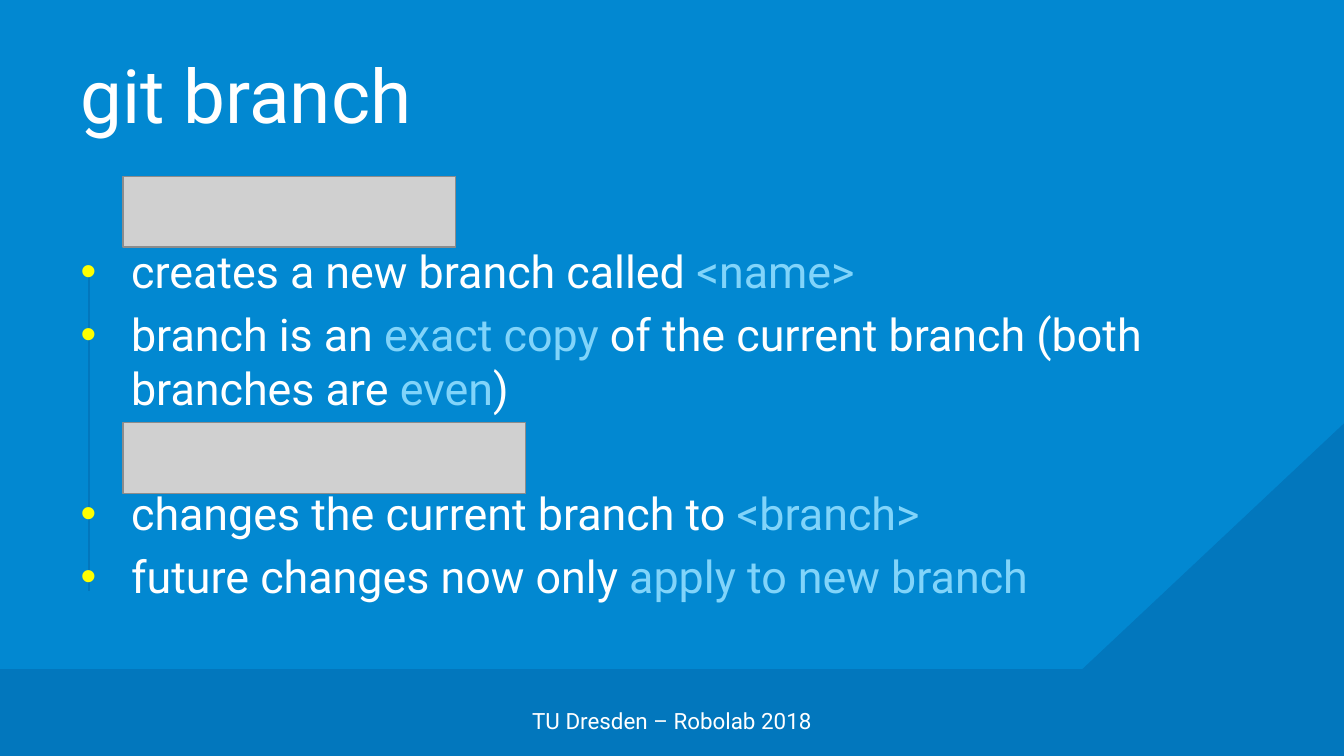
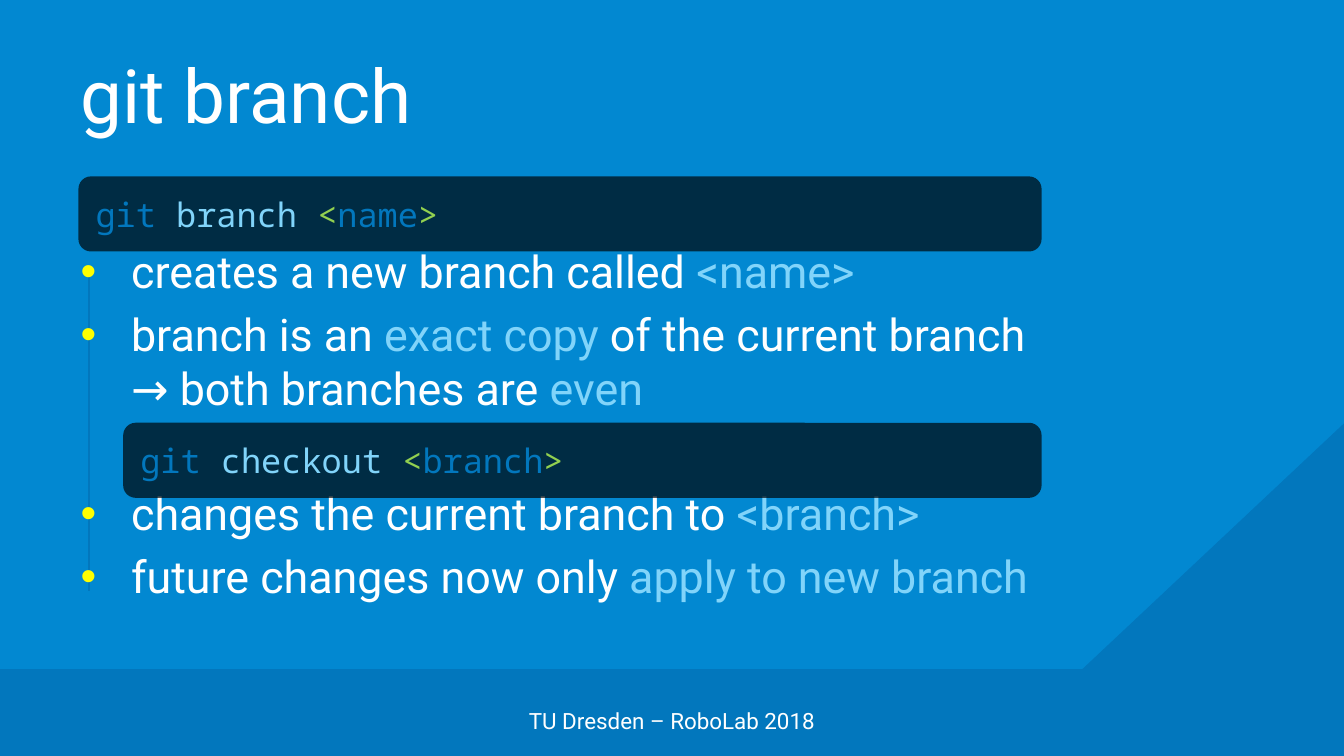
Before and after one commit to edisontrent1337/gitslides, a slide deck: slide 32 of Git.pptx (slide 29 before the commit). Drawn at 1344x756 pixels with LibreOffice and Linux fonts; fonts in the diff are those of the drawing; grey boxes stand for pictures; background and template pictures are left out. Boxes give left, top, right and bottom in pixels: in the first picture for what was removed or moved away, otherwise in the second. Text is boxed around its words. In the diff, an @@ line names an element or a change of style, - is before the commit and + after.

```diff
--- a/Git.pptx
+++ b/Git.pptx
@@ rounded rectangle added at box(78, 176, 1042, 251), fill #000000 at 67% opacity, 18 pt, text #0277BD @@
+git branch <name>
@@ picture removed at box(124, 176, 456, 247) @@
@@ text at box(131, 317, 1026, 406): text changed @@
-• branch is an exact copy of the current branch (both branches are even)
+• branch is an exact copy of the current branch
+  → both branches are even
@@ picture removed at box(124, 423, 526, 495) @@
@@ rounded rectangle added at box(124, 423, 1042, 499), fill #000000 at 67% opacity, 18 pt, text #0277BD @@
+git checkout <branch>
@@ text at box(529, 712, 814, 730): text changed @@
-TU Dresden – Robolab 2018
+TU Dresden – RoboLab 2018
```
Also in this commit, not shown: 28 other slides changed, 21 slides added, 1 slide removed.
